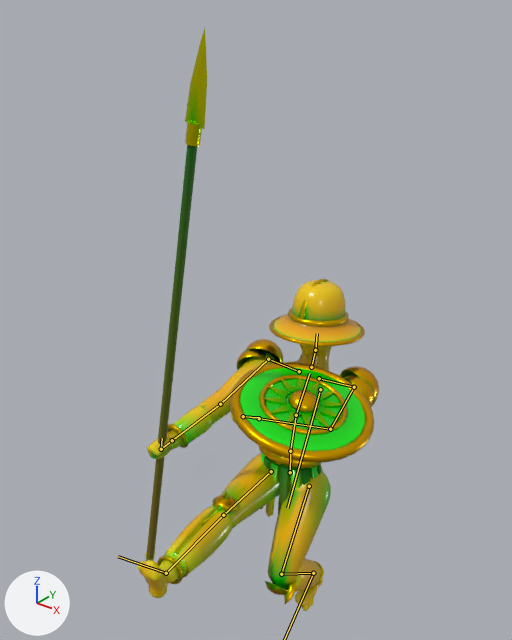
An edit to the glTF model public/models/pawn_lo.glb, drawn before and after from the same camera.
Before and after are seen from a camera (50 mm lens) standing at (1.43, -1.98, 2.51) and looking at (-0.06, -0.13, 1.36). The axes (+X, +Y, +Z) are drawn at lower left. The lights are the same throughout. The picture after the commit comes second. Both versions are drawn at frame 21 of the action 'silly'; the numbers are the values there. The bones that change, and the others that lie on the model, are drawn over the model as lines.

In view in the first picture: 'pawn'.
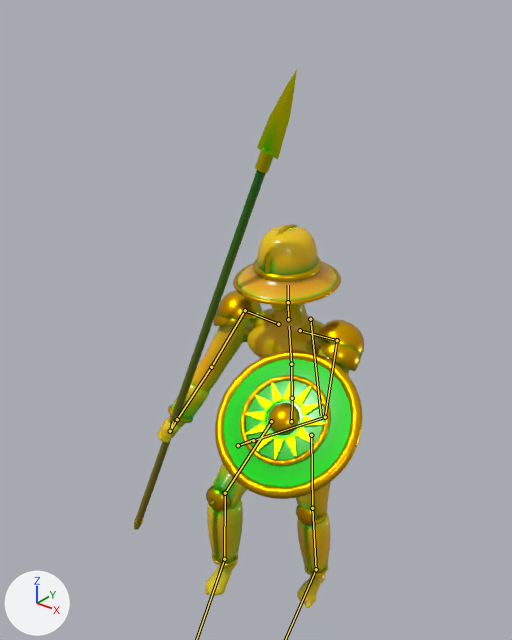
Location of each change, (x1, y1, x2, y2) in pixels of the pictures (512 x 640 px):
'pawn', posed (8% shorter): before (137, 28, 379, 611); after (134, 69, 364, 608)
bone 'hips', root to tip: before (290, 472) to (290, 453); after (291, 421) to (292, 401)
bone 'spine', root to tip: before (290, 451) to (296, 415); after (292, 398) to (291, 364)
bone 'chest', root to tip: before (296, 415) to (309, 373); after (291, 364) to (289, 326)
bone 'neck', root to tip: before (311, 367) to (315, 350); after (288, 319) to (288, 302)
bone 'head', root to tip: before (315, 350) to (317, 333); after (288, 302) to (288, 285)
bone 'upperarm.L', root to tip: before (354, 387) to (330, 429); after (337, 340) to (325, 417)
bone 'upperarm.R', root to tip: before (268, 359) to (220, 404); after (245, 310) to (211, 367)
bone 'prop.R', root to tip: before (161, 449) to (162, 438); after (170, 431) to (173, 421)
bone 'thigh.L', root to tip: before (309, 486) to (281, 574); after (311, 435) to (312, 508)
bone 'shin.L', root to tip: before (281, 574) to (313, 573); after (312, 508) to (316, 569)
bone 'thigh.R', root to tip: before (271, 471) to (223, 515); after (271, 421) to (225, 493)
bone 'shin.R', root to tip: before (223, 515) to (166, 573); after (225, 493) to (224, 559)

What the commit changed:
Bone 'hips' (bone_hips) moves from (0.025, -0.231, 0.0) to (0.025, 0.027, 0.0).
Bone 'spine' (bone_spine) turns from (-14, 0, 0) to (3, 0, 0) degrees about its own x, y and z.
Bone 'chest' (bone_chest) turns from (-19, -5, 0) to (5, -5, 0) degrees about its own x, y and z.
Bone 'neck' (bone_neck) turns from (8, 0, 0) to (-2, 0, 0) degrees about its own x, y and z.
Bone 'head' (bone_head) turns from (17, -2, 0) to (-4, -2, 0) degrees about its own x, y and z.
Bone 'upperarm.L' (bone_upperarm_l) turns from (-52, 0, -21) to (-52, 0, -31) degrees about its own x, y and z.
Bone 'upperarm.R' (bone_upperarm_r) turns from (-33, 0, 13) to (-25, 0, 23) degrees about its own x, y and z.
Bone 'prop.R' (bone_prop_r) turns from (74, 0, 0) to (24, 0, 0) degrees about its own x, y and z.
Bone 'thigh.L' (bone_thigh_l) turns from (-42, 0, -3) to (2, 0, -3) degrees about its own x, y and z.
Bone 'shin.L' (bone_shin_l) turns from (89, 0, 0) to (-1, 0, 0) degrees about its own x, y and z.
Bone 'foot.L' (bone_foot_l) turns from (-47, 0, 0) to (0, 0, 0) degrees about its own x, y and z.
Bone 'thigh.R' (bone_thigh_r) turns from (-94, 0, 3) to (-67, 0, 3) degrees about its own x, y and z.
Bone 'shin.R' (bone_shin_r) turns from (-1, 0, 0) to (65, 0, 0) degrees about its own x, y and z.
Bone 'foot.R' (bone_foot_r) turns from (18, 0, 0) to (30, 0, 0) degrees about its own x, y and z.
